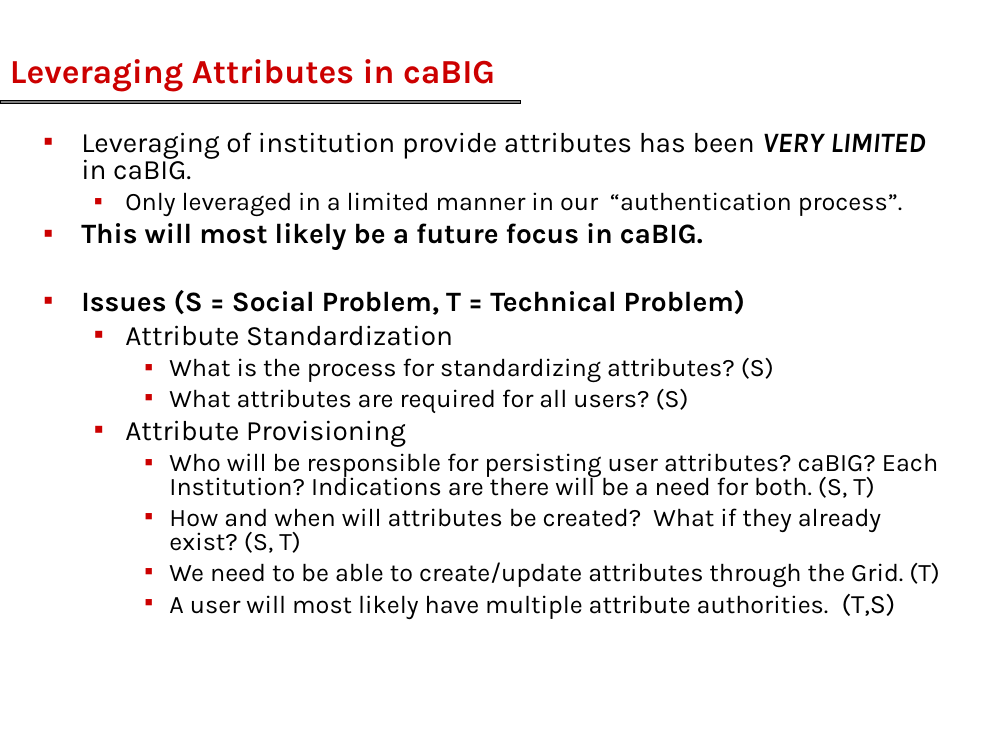
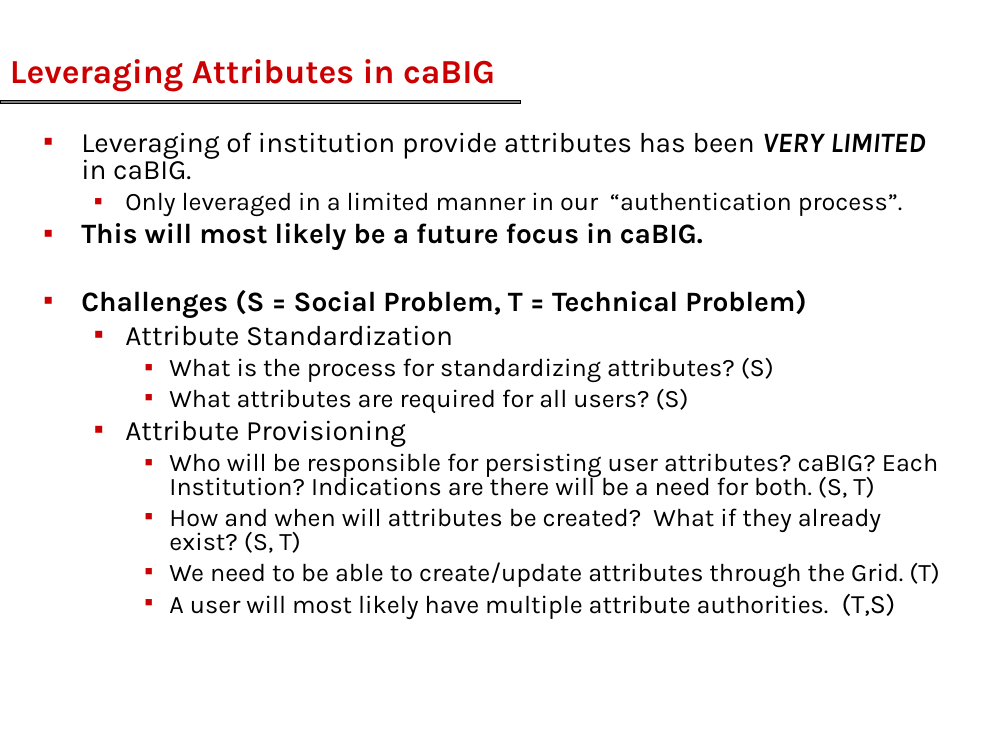
Before and after one commit to NCIP/cagrid-portal, a slide deck: slide 3 of cagrid-1-0/Documentation/presentations/security/gridgrouper/gridgrouper-educause-camp-future-nov-2006.ppt (slide 7 before the commit). Drawn at 1008x756 pixels with LibreOffice and Linux fonts; fonts in the diff are those of the drawing; background and template pictures are left out. Boxes give left, top, right and bottom in pixels: in the first picture for what was removed or moved away, otherwise in the second. Text is boxed around its words. In the diff, an @@ line names an element or a change of style, - is before the commit and + after.

```diff
--- a/cagrid-1-0/Documentation/presentations/security/gridgrouper/gridgrouper-educause-camp-future-nov-2006.ppt
+++ b/cagrid-1-0/Documentation/presentations/security/gridgrouper/gridgrouper-educause-camp-future-nov-2006.ppt
@@ text at box(81, 290, 806, 318): text changed @@
-▪ Issues (S = Social Problem, T = Technical Problem)
+▪ Challenges (S = Social Problem, T = Technical Problem)
```
Also in this commit, not shown: 2 other slides changed, 4 slides removed, 1 other file.
